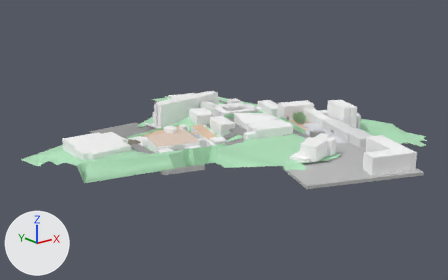
An edit to the glTF model data/map3DModel/wholeMap.glb, drawn before and after from the same camera.
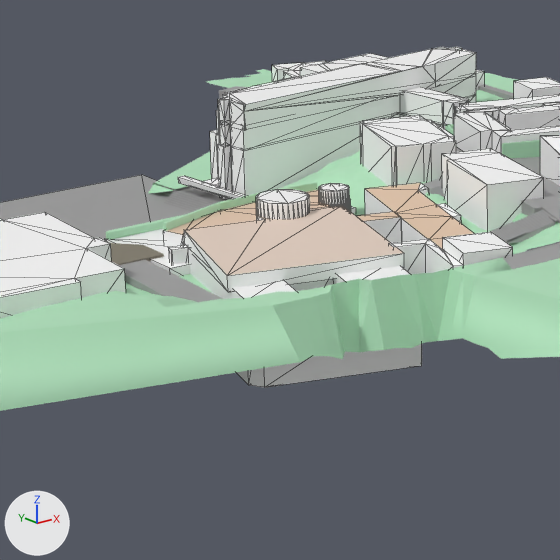
Each version is shown whole from a camera (50 mm lens) standing at (-296.7, -379.7, 151.1) and looking at (-11.1, -22.7, 8.3), then close up on the part from 22% to 53% of the width and 28% to 78% of the height. Every picture has the same lights, and +X, +Y and +Z are marked at lower left. The close-ups show mesh edges as thin lines. Where no turn or scale is listed for an object, it has been applied to the vertices. Vertices at the same position are counted once.

The first close-up shows '10号館', '6号館', '7号館', '8号館', '9号館', 'object', '第１学生自治会館', '第２学生自治会館', '総合体育館', '購買会', '食堂館', '駐車場'.
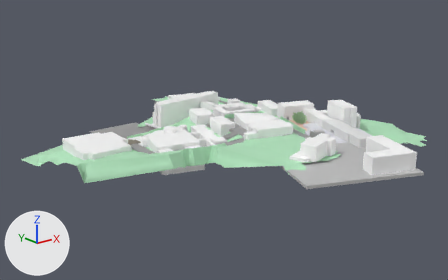
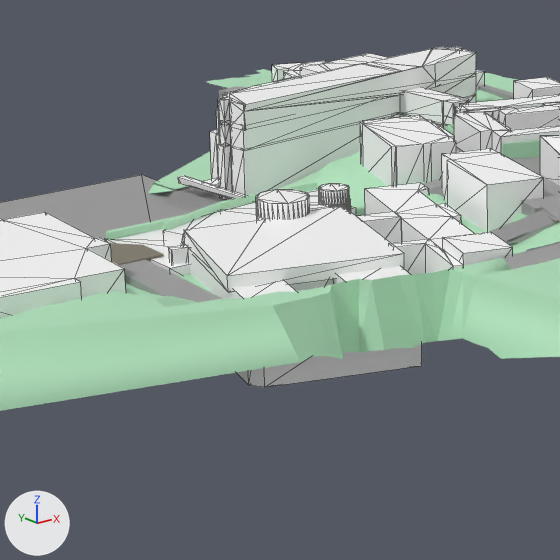
The change, as a list of edits to the scene's bpy script:
```text
Change me_8号館:
    where me_8号館.from_pydata(...)  # 40 vertices, 76 faces; spans x -11.3..13.0, y -22.6..21.2, z -8.8..0.5
    used by ob_8号館; location = (-29.6, -23.0, 17.4)
    me_8号館 part 1: 12 faces spanning x -11.3..13.0, y -22.6..21.2, z 0.3..0.5 switch from mat_8号館_001 (beige #e7c9ad) to mat_8号館 (white #ffffff)
Change me_9号館_013:
    where me_9号館_013.from_pydata(...)  # 280 vertices, 502 faces; spans x -21.4..30.5, y -27.3..37.0, z -19.2..1.1
    used by ob_9号館; location = (-57.4, -22.4, 19.8)
    me_9号館_013 part 2: all 9 faces that had it switch from mat_9号館_002 (beige #e7cab1) to mat_9号館 (white #ffffff)
    me_9号館_013 part 3: all 4 faces that had it switch from mat_9号館_003 (white #e7d2c3) to mat_9号館 (white #ffffff)
```

Changed parts and their boxes (x1, y1, x2, y2) in the close-ups (560 x 560 px):
part 1 of me_8号館, recoloured (beige to white)
    both: (357, 183, 474, 249)
part 2 of me_9号館_013, recoloured (beige to white)
    both: (167, 190, 331, 236)
part 3 of me_9号館_013, recoloured
    both: (184, 205, 404, 276)
